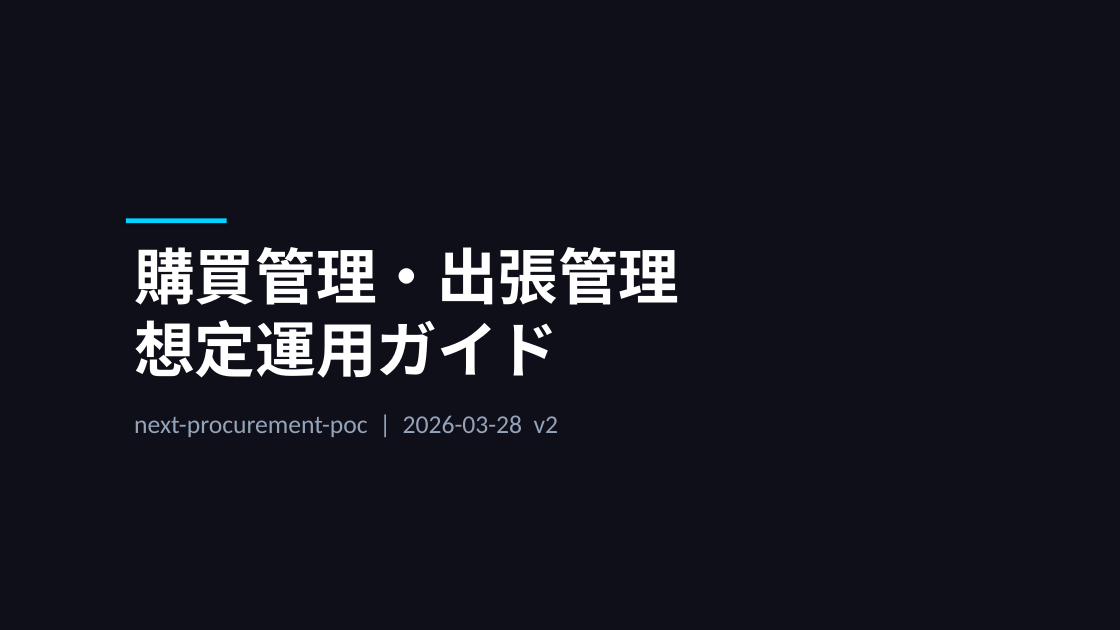
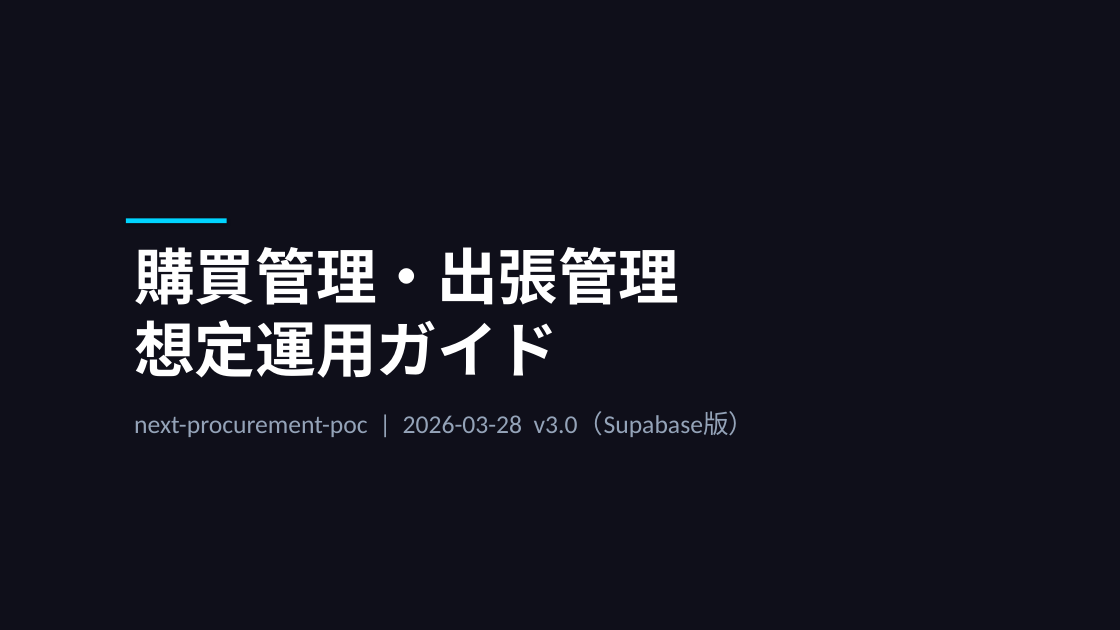
Before and after one commit to takeshiizawa123/next-procurement-poc, a slide deck: slide 1 of docs/operational-guide.pptx. Drawn at 1120x630 pixels with LibreOffice and Linux fonts; fonts in the diff are those of the drawing. Boxes give left, top, right and bottom in pixels: in the first picture for what was removed or moved away, otherwise in the second. Text is boxed around its words. In the diff, an @@ line names an element or a change of style, - is before the commit and + after.

```diff
--- a/docs/operational-guide.pptx
+++ b/docs/operational-guide.pptx
@@ text at (x1=134, y1=412, x2=755, y2=437): text changed @@
-next-procurement-poc | 2026-03-28 v2
+next-procurement-poc | 2026-03-28 v3.0（Supabase版）
```
Also in this commit, not shown: 5 other slides changed, 4 other files.
